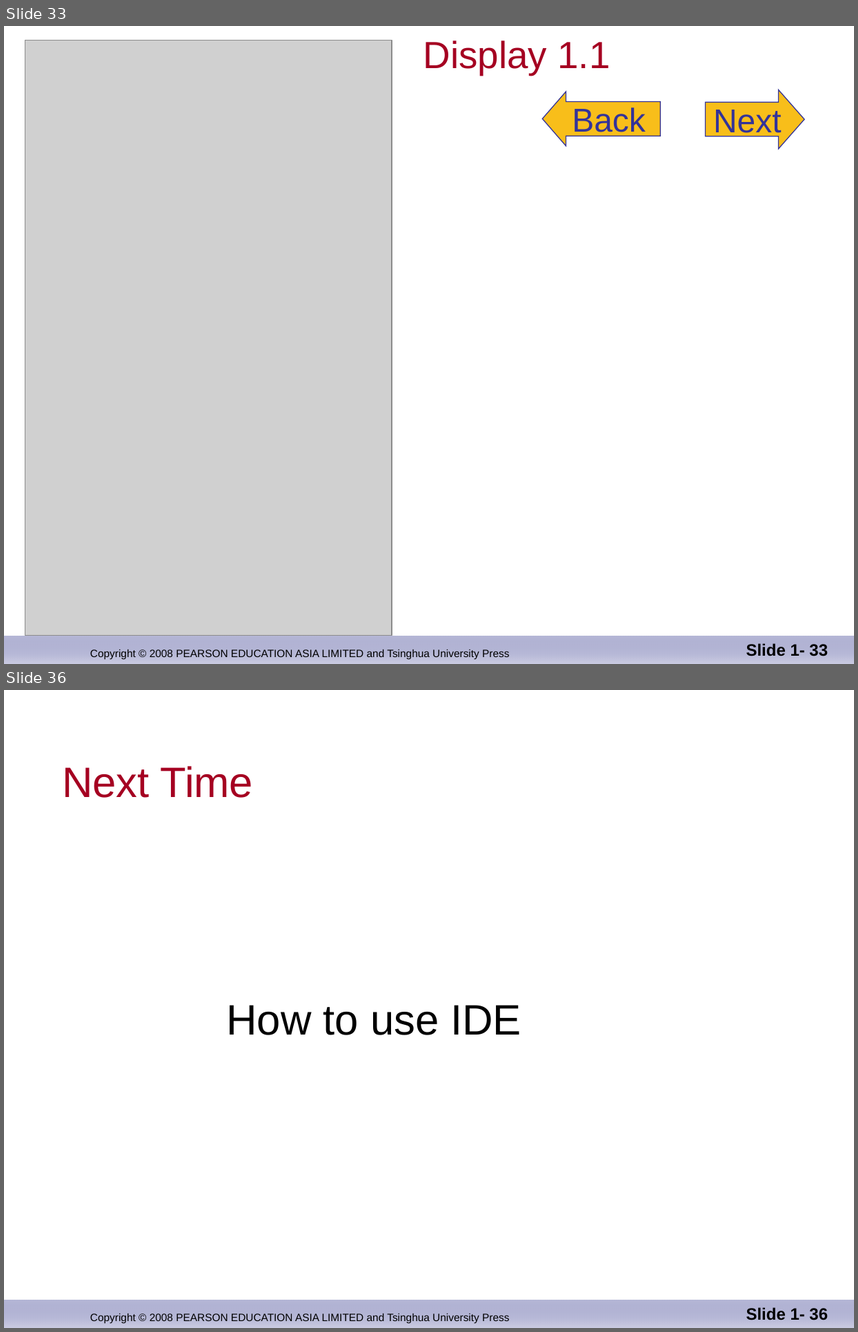
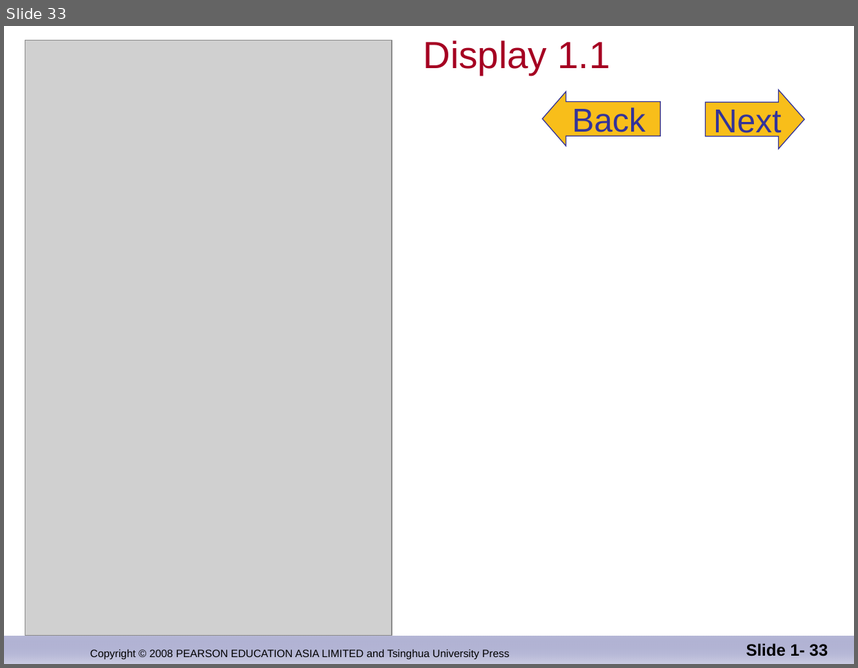
Before and after one commit to djuanbei/CPLUSPLUS, a slide deck: ppt/ch_01.ppt. Shown one above the other, each under a label of ours: slides 33 and 36 before the commit, slide 33 after it; the slides between them are not shown. The pictures are 858x1332 and 858x668 pixels, drawn with LibreOffice and Linux fonts; fonts in the diff are those of the drawing; grey boxes stand for pictures; background and template pictures are left out. Boxes give left, top, right and bottom in pixels: in the first picture for what was removed or moved away, otherwise in the second. Text is boxed around its words. In the diff, an @@ line names an element or a change of style, - is before the commit and + after.

```diff
--- a/ppt/ch_01.ppt
+++ b/ppt/ch_01.ppt
@@ slide 36 removed at [4, 690, 854, 1328], background #FFFFFF; not listed: 2 template elements that a slide beside it also shows @@
@@ title removed at [62, 766, 253, 798] @@
-Next Time
@@ text removed at [226, 1005, 522, 1035] @@
-How to use IDE
@@ page number removed at [746, 1307, 828, 1320] @@
-Slide 1- 36
```
Also in this commit, not shown: 3 slides changed, 2 slides added, 2 other slides removed.
